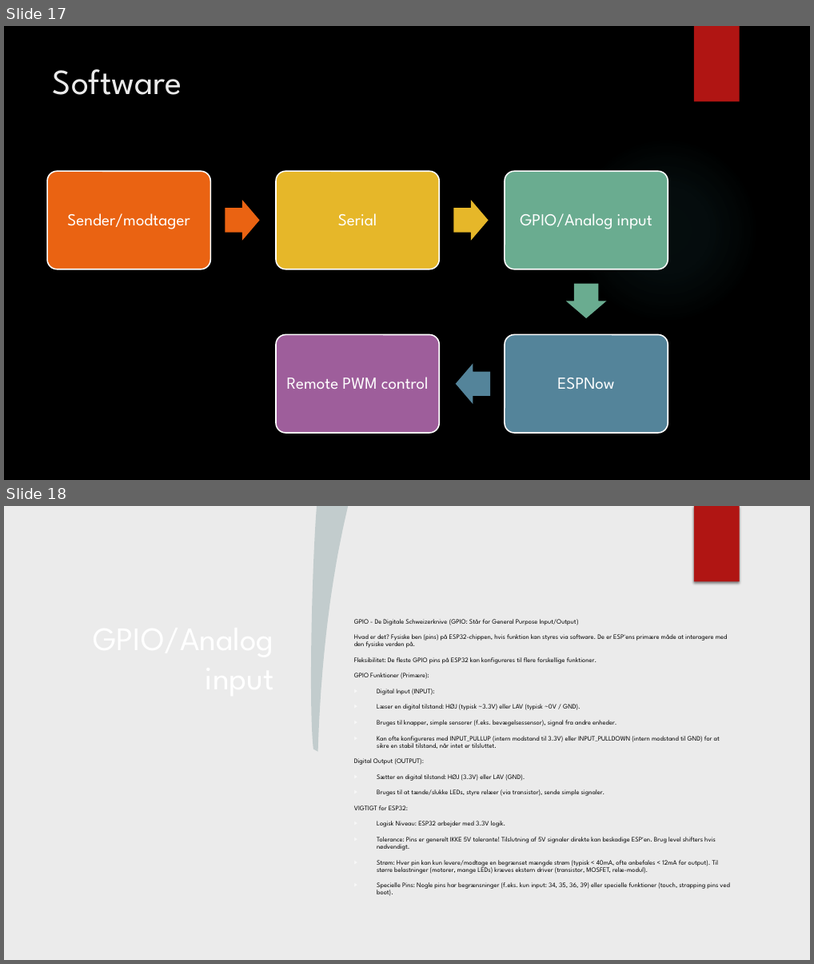
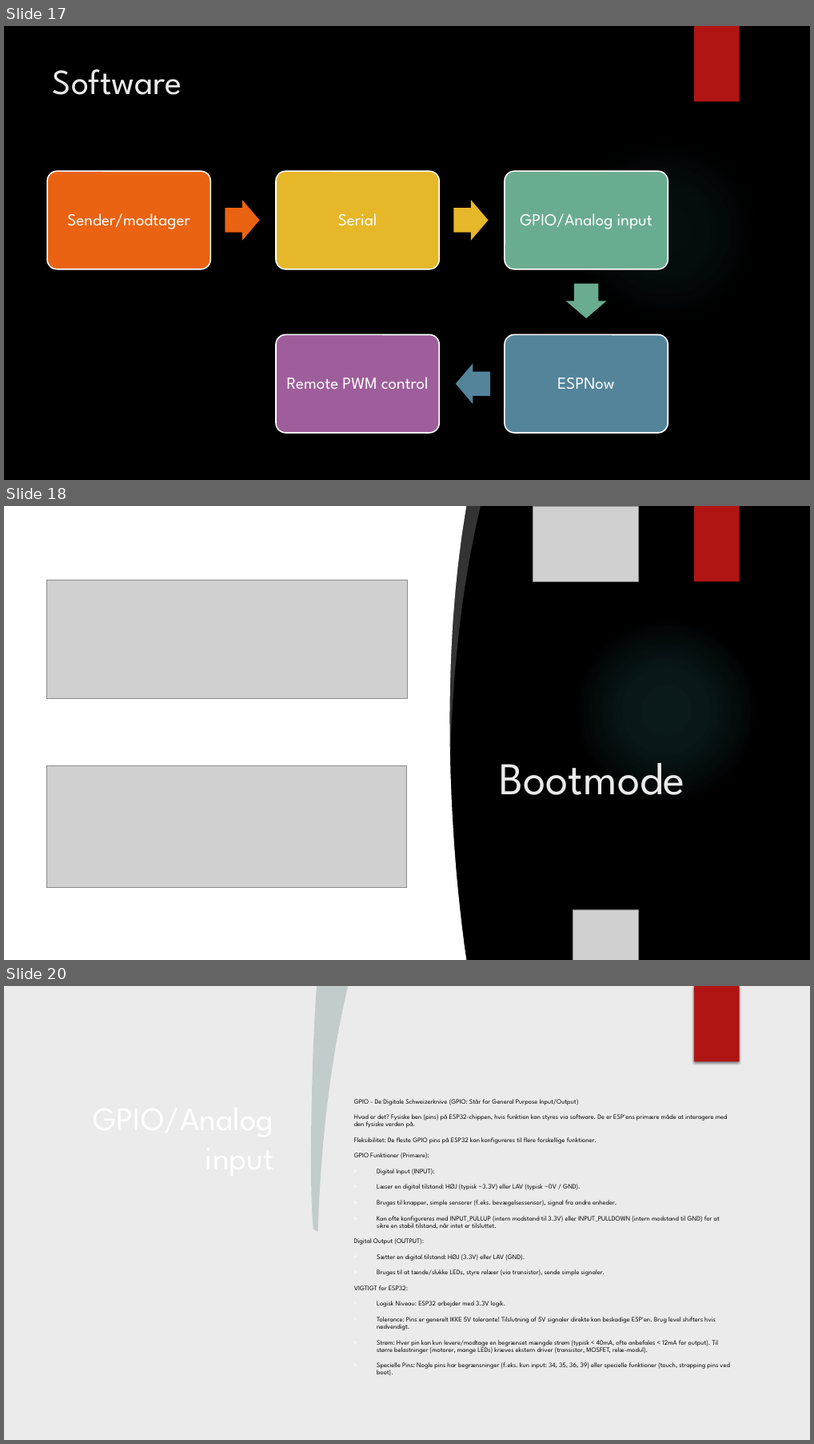
Before and after one commit to FrithiofJensen/KiCad2025, a slide deck: Kicad 2025.pptx. Shown one above the other, each under a label of ours: slides 17 and 18 before the commit, slides 17, 18 and 20 after it; the slides between them are not shown. The pictures are 814x964 and 814x1444 pixels, drawn with LibreOffice and Linux fonts; fonts in the diff are those of the drawing; grey boxes stand for pictures; background and template pictures are left out. Boxes give left, top, right and bottom in pixels: in the first picture for what was removed or moved away, otherwise in the second. Text is boxed around its words. In the diff, an @@ line names an element or a change of style, - is before the commit and + after.

```diff
--- a/Kicad 2025.pptx
+++ b/Kicad 2025.pptx
@@ slide 18 added at (4,506,810,960), background picture (left out); not listed: 1 template element that a slide beside it also shows @@
@@ freeform shape added at (4,506,466,960), fill #FFFFFF @@
@@ freeform shape added at (444,506,481,752), fill #FFFFFF at 20% opacity @@
@@ picture added at (534,506,639,582) @@
@@ rectangle added at (694,506,740,582), fill #B01513 @@
@@ picture added at (46,580,407,698) @@
@@ ellipse added at (574,616,759,803), fill gradient #50B9C1 @@
@@ picture added at (4,683,270,960) @@
@@ picture added at (4,697,105,854) @@
@@ picture added at (46,765,407,887) @@
@@ title added at (499,763,685,795), 54 pt, text #EBEBEB @@
+Bootmode
@@ picture added at (574,909,639,960) @@
@@ what was slide 18 is now slide 20 @@
```
Also in this commit, not shown: 1 other slide added, 2 other files.
